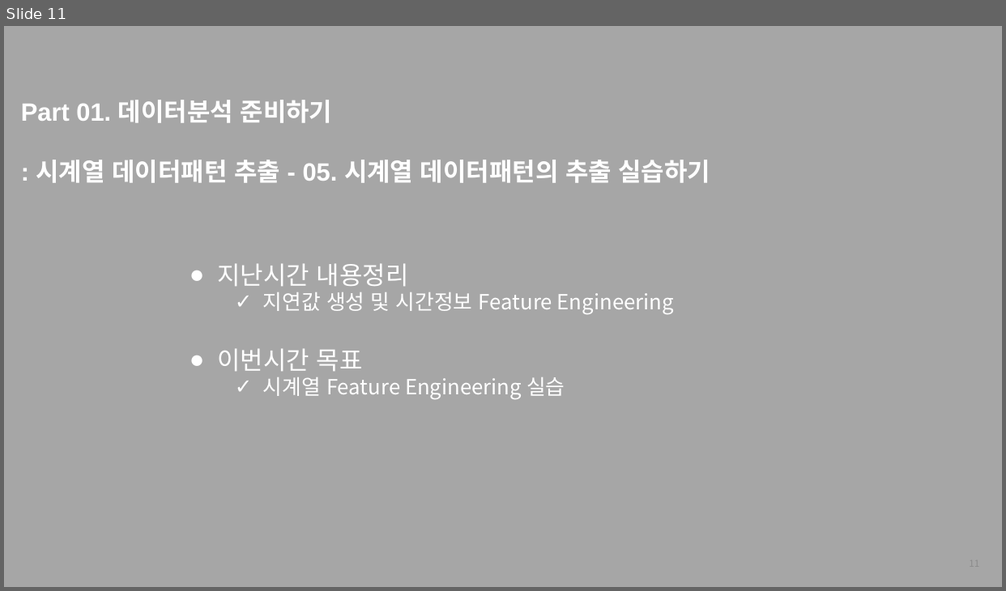
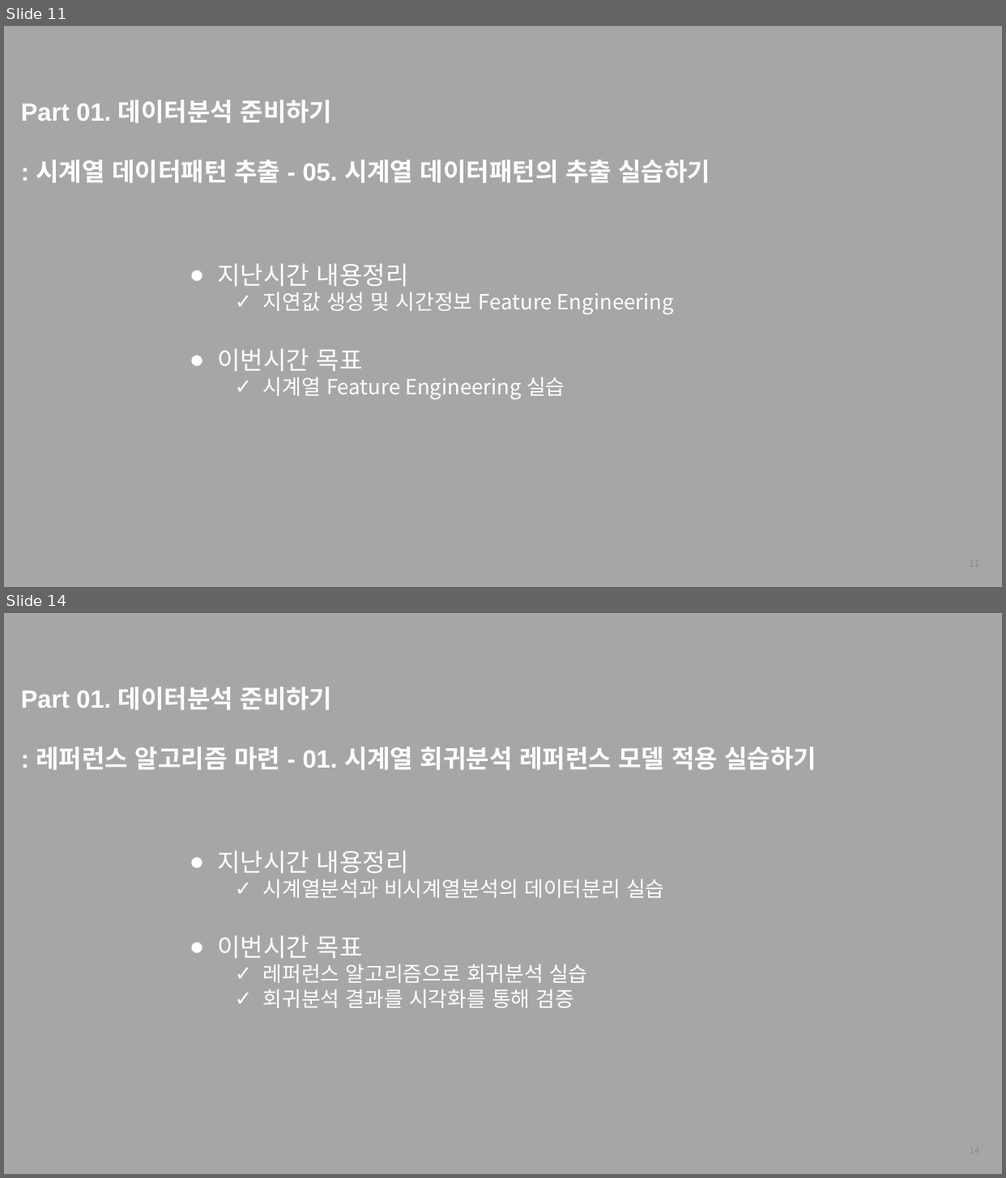
Before and after one commit to thekimk/All-About-Time-Series-Analysis, a slide deck: [FastCampus] 커리큘럼_김경원박사.pptx. Shown one above the other, each under a label of ours: slide 11 before the commit, slides 11 and 14 after it; the slides between them are not shown. The pictures are 1006x591 and 1006x1178 pixels, drawn with LibreOffice and Linux fonts; fonts in the diff are those of the drawing; background and template pictures are left out. Boxes give left, top, right and bottom in pixels: in the first picture for what was removed or moved away, otherwise in the second. Text is boxed around its words. In the diff, an @@ line names an element or a change of style, - is before the commit and + after.

```diff
--- a/[FastCampus] 커리큘럼_김경원박사.pptx
+++ b/[FastCampus] 커리큘럼_김경원박사.pptx
@@ slide 14 added at [4,613,1002,1174], background #A6A6A6 @@
@@ text added at [21,687,817,770], 24 pt, text #FFFFFF, bold @@
+Part 01. 데이터분석 준비하기
+: 레퍼런스 알고리즘 마련 - 01. 시계열 회귀분석 레퍼런스 모델 적용 실습하기
@@ text added at [218,850,664,1008], 20 pt, text #FFFFFF @@
+● 지난시간 내용정리
+  ✓ 시계열분석과 비시계열분석의 데이터분리 실습
+● 이번시간 목표
+  ✓ 레퍼런스 알고리즘으로 회귀분석 실습
+  ✓ 회귀분석 결과를 시각화를 통해 검증
@@ page number added at [756,1136,988,1166], 9 pt, text #8C8C8C @@
+14
```
Also in this commit, not shown: 1 slide changed, 2 other slides added, 2 other files.
